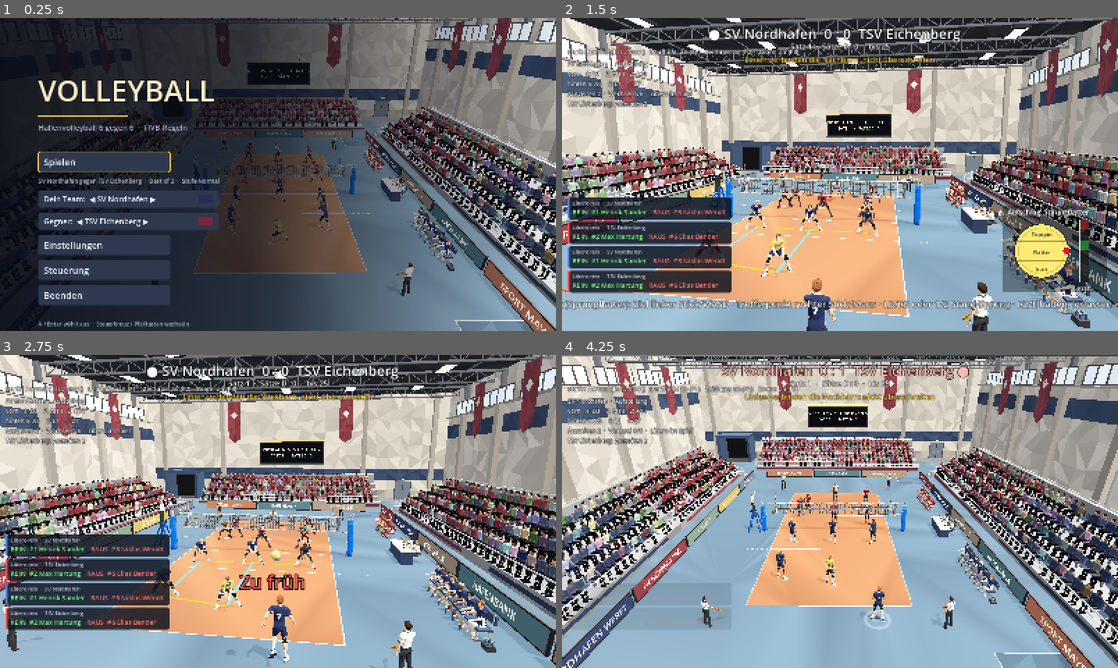
Above: before the commit, frames 1-4 (two rows, left to right).
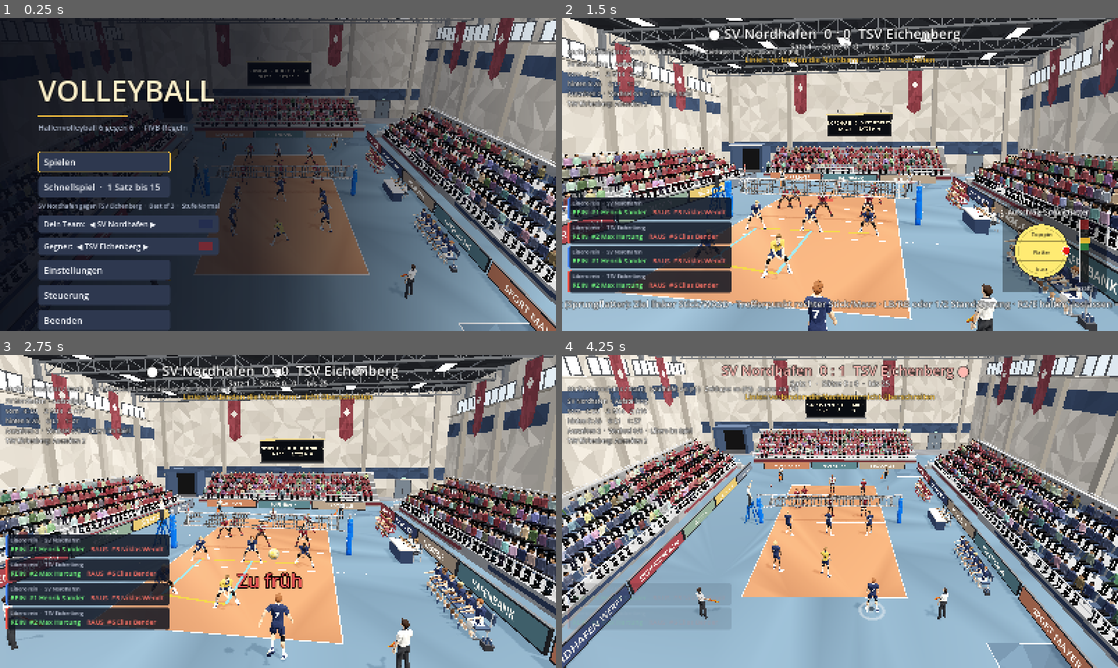
Above: after the commit, the same moments.

Repository: MattrixDev/volleyball_game
Game: Godot game, scene res://scenes/main.tscn
The game is run twice, just before and just after one commit, with the same random seed, the same clock (stepped at 60 frames per second) and the same inputs.
Inputs (mouse positions are in pixels of both pictures, inside the frame that each line leads up to):
- Up to frame 1 (0.25 s): no input
- Up to frame 2 (1.5 s): click "Spielen" at 0.5 s; tap Enter at 1.25 s; move the mouse to (962, 158) at 1.27 s; hold D (move_right) from 1.28 s (still down); hold E (hit) from 1.28 s (still down); click (962, 158) at 1.42 s
- Up to frame 3 (2.75 s): move the mouse to (166, 527) at 2.02 s; release D (move_right) at 2.03 s; release E (hit) at 2.03 s; hold S (move_down) from 2.03 s (still down); tap K (aim_down) at 2.1 s; tap E (hit) at 2.3 s
- Up to frame 4 (4.25 s): move the mouse to (895, 442) at 2.77 s; release S (move_down) at 2.78 s; hold D (move_right) 2.78-3.53 s; hold E (hit) 2.78-3.53 s; tap J (aim_left) at 2.85 s; move the mouse to (812, 574) at 3.52 s; hold W (move_up) from 3.53 s (still down); tap L (aim_right) at 3.6 s; click (812, 574) at 3.67 s; tap E (hit) at 3.8 s

The runs differ from the first frame. In frame 1, 18% of the frame differs, in the area x 6-100%, y 0-100%; in frame 2, 17%; in frame 3, 24%; in frame 4, 46%, in the area x 0-100%, y 0-100%.

Commit message:
Tempo und Kraft: weniger Zeitlupe, Wucht-Zone im Kraftbalken, mehr Topspin, lebendigere Kamera, Schnellspiel bis 15
Co-Authored-By: Claude Opus 5.5 (1M context) <noreply@anthropic.com>
Claude-Session: https://claude.ai/code/session_012Y4YPcJYkAemZxMK1uLY6C

Diff:
--- a/scripts/contact_pad.gd
+++ b/scripts/contact_pad.gd
@@ -9,6 +9,8 @@
 
 const RADIUS := 78.0
 const OVERCHARGE := 1.25
+const SUPER_LO := 0.93  # wie in match.gd: schmale Zone fuer den Wuchtschlag
+const SUPER_HI := 1.07
 
 
 func _ready() -> void:
@@ -57,8 +59,15 @@
 	var over_y := by + bh * (1.0 - OVERCHARGE / top_v)
 	draw_rect(Rect2(bx, sweet0, bw, sweet1 - sweet0), Color(0.2, 0.7, 0.3, 0.6))
 	draw_rect(Rect2(bx, by, bw, over_y - by), Color(0.8, 0.15, 0.15, 0.5))
+	# Wucht-Zone: schmal und golden; hier loslassen und perfekt treffen = Wuchtschlag
+	var sup0 := by + bh * (1.0 - SUPER_HI / top_v)
+	var sup1 := by + bh * (1.0 - SUPER_LO / top_v)
+	draw_rect(Rect2(bx - 3, sup0, bw + 6, sup1 - sup0), Color(1.0, 0.78, 0.2, 0.85))
+	draw_rect(Rect2(bx - 3, sup0, bw + 6, sup1 - sup0), Color(1, 1, 1, 0.9), false, 1.5)
 	var v := clampf(charge, 0.0, top_v)
 	var fill_col := Color(1.0, 0.85, 0.1)
+	if charge >= SUPER_LO and charge <= SUPER_HI:
+		fill_col = Color(1.0, 1.0, 0.85)  # gerade in der Wucht-Zone: Fuellung leuchtet hell
 	if charge > OVERCHARGE:
 		fill_col = Color(1.0, 0.3, 0.2)
 	var h := bh * v / top_v
--- a/scripts/main.gd
+++ b/scripts/main.gd
@@ -16,6 +16,7 @@
 var _hold_mode := ""  # letzte Nahansicht (Angriff, Block), bleibt kurz stehen
 var _hold_subj = null
 var _hold_left := 0.0
+var _fov_kick := 0.0  # Grad: kurzes Heranruecken beim Wuchtschlag, klingt schnell ab
 var arena: Arena
 var fx: HitFx
 var _air := {}  # Spieler -> war in der Luft (fuer Schuhquietschen)
@@ -91,6 +92,8 @@
 	if match_node.attract:
 		hud.set_attract(true)
 		start_menu.call_deferred("open")
+	if OS.get_cmdline_user_args().has("--quick"):
+		Teams.quick = true  # Test: Schnellspiel
 	if OS.get_cmdline_user_args().has("--play") or Teams.autostart:
 		Teams.autostart = false
 		call_deferred("_on_play")  # Test: Startmenue ueberspringen; nach Teamwechsel direkt spielen
@@ -115,11 +118,16 @@
 func _process(delta: float) -> void:
 	# Kamera in Echtzeit bewegen, auch waehrend der Zeitlupe.
 	var rd := delta / maxf(Engine.time_scale, 0.01)
-	var bz: float = match_node.ball.position.z if match_node and match_node.ball else 0.0
+	var bpos: Vector3 = match_node.ball.position if match_node and match_node.ball else Vector3.ZERO
+	var bz := bpos.z
 	# Die Kamera steht immer hinter dem eigenen Team, auch nach dem Seitenwechsel.
 	var cs: float = match_node.camera_side() if match_node else -1.0
-	var want_pos := Vector3(cs * absf(_cam_base.x), _cam_base.y, bz * 0.25)
-	var want_look := Vector3(-cs * 1.5, 1.0, bz * 0.2)
+	# Lebendige Uebersicht: die Kamera geht etwas mit dem Ball mit (seitlich, zur Hoehe, und
+	# rueckt ein Stueck vor, wenn der Ball beim Gegner ist). Die Ausschlaege bleiben klein,
+	# damit immer das ganze Feld und alle eigenen Spieler im Bild sind.
+	var far := clampf(-cs * bpos.x / 9.0, 0.0, 1.0)  # 0 = Ball bei uns, 1 = Ball tief beim Gegner
+	var want_pos := Vector3(cs * (absf(_cam_base.x) - 1.2 * far), _cam_base.y - 0.4 * far, bz * 0.35)
+	var want_look := Vector3(-cs * 1.5 + 0.15 * (bpos.x + cs * 1.5), 1.0 + clampf(bpos.y - 2.0, 0.0, 6.0) * 0.08, bz * 0.32)
 	var want_fov := 55.0
 	var subj = match_node.cam_subject if match_node else null
 	# Nahansicht kurz halten, damit die Kamera nicht zwischen Angriff, Block und Uebersicht
@@ -163,6 +171,9 @@
 				want_pos = Vector3(s * 5.6, 3.6, p.z * 0.7)
 				want_look = Vector3(-s * 3.0, 2.2, p.z * 0.6)
 				want_fov = 56.0
+	if _fov_kick > 0.0:
+		want_fov -= _fov_kick
+		_fov_kick = maxf(0.0, _fov_kick - rd * 9.0)
 	# Kritisch gedaempfte Feder statt hartem Nachziehen: kein Ruck beim Wechsel der Ansicht.
 	var w := 3.2
 	if mode == "replay":
@@ -204,6 +215,14 @@
 
 func _on_big_hit(strength: float) -> void:
 	_shake = maxf(_shake, strength)
+	if strength >= 0.8:
+		_rumble(0.35 * strength, 0.7 * strength, 0.16)
+
+
+## Controller kurz vibrieren lassen (alle angeschlossenen Controller).
+func _rumble(weak: float, strong: float, secs: float) -> void:
+	for dev in Input.get_connected_joypads():
+		Input.start_joy_vibration(dev, clampf(weak, 0.0, 1.0), clampf(strong, 0.0, 1.0), secs)
 
 
 func _on_play() -> void:
@@ -226,6 +245,14 @@
 
 ## Ballkontakte: Geraeusch, Lichtblitz bei harten Schlaegen, Staub am Boden.
 func _on_contact(kind: String, pos: Vector3, strength: float) -> void:
+	if kind == "spike_super":
+		# Wuchtschlag: zwei tiefe Knalle, kraeftiger Ruck. Bewusst ohne Leuchtspur, bleibt echt.
+		sfx.play("spike", 1.0)
+		sfx.play("spike", 1.0, 0.7)
+		fx.flash(pos, 1.0)
+		_shake = maxf(_shake, 0.6)
+		_fov_kick = 3.5
+		return
 	if kind == "spike_perfect":
 		# Perfekter Angriff: zweiter, tieferer Knall unter dem normalen Schlag, heller Blitz.
 		sfx.play("spike", 1.0)
@@ -249,8 +276,15 @@
 			# Ball liegt schon wieder auf seiner Seite: das Netz beult zur anderen Seite aus.
 			arena.net.hit(pos, strength, -signf(match_node.ball.position.x))
 		"floor":
-			fx.dust(pos, strength)
-			if strength > 0.8:
+			var heavy: bool = match_node.last_super and match_node.last_action in ["attack", "serve"]
+			fx.dust(pos, 1.0 if heavy else strength)
+			if heavy:
+				# Wuchtschlag schlaegt ein: mehr Staub, tieferer Aufprall, Controller brummt.
+				fx.dust(pos, 1.0)
+				sfx.play("floor", 1.0, 0.75)
+				_shake = maxf(_shake, 0.45)
+				_rumble(0.5, 0.9, 0.22)
+			elif strength > 0.8:
 				_shake = maxf(_shake, 0.3)
 
 
--- a/scripts/match.gd
+++ b/scripts/match.gd
@@ -28,6 +28,10 @@
 const SLOW := 0.35  # Tempo in der Zeitlupe
 const CHARGE_FULL := 0.6  # Sekunden (Echtzeit) bis zur vollen Kraft
 const OVERCHARGE := 1.25  # ab hier ist der Schlag ueberzogen
+## Schmale Zone im Kraftbalken: wer hier loslaesst und perfekt trifft, schlaegt mit voller Wucht.
+const SUPER_LO := 0.93
+const SUPER_HI := 1.07
+const SUPER_SPIKE_U := 34.5  # m/s, etwa 124 km/h
 const OVER_OK := 12.0  # bis zu dieser Ballgeschwindigkeit (m/s) ist Pritschen sicher
 const OVER_RISKY := 17.0  # darueber droht "Ball gehalten"
 
@@ -130,6 +134,7 @@
 var sides := [-1.0, 1.0]  # Spielhaelfte je Team (x-Richtung), wechselt nach jedem Satz
 var match_first_server := 0
 var deciding := false
+var quick := false  # Schnellspiel: ein Satz bis 15
 var side_change_pending := false
 var side_changed_deciding := false
 var streak := [0, 0]  # Punkte in Folge
@@ -167,6 +172,7 @@
 var rally_touches := 0
 var points_since_replay := 99
 var last_attack_speed := 0.0
+var last_super := false  # letzter Angriff / Aufschlag war ein Wuchtschlag (Super-Zone)
 var autoplay_rallies := 200
 var trace := false
 var test_score := []  # Test: Startstand des ersten Satzes, z.B. --score=24:10
@@ -596,7 +602,7 @@
 # ---------------------------------------------------------------- Ablauf
 
 func new_match() -> void:
-	sets_to_win = cfg.sets_to_win
+	sets_to_win = 1 if quick else cfg.sets_to_win
 	sets_won = [0, 0]
 	set_scores = []
 	set_no = 0
@@ -610,6 +616,7 @@
 	_abort_replay()
 	attract = false
 	human_team = 0
+	quick = Teams.quick
 	for t in 2:
 		rosters[t] = TeamRoster.new(t)
 	new_match()
@@ -619,6 +626,7 @@
 	_abort_replay()
 	attract = true
 	human_team = -1
+	quick = false
 	for t in 2:
 		rosters[t] = TeamRoster.new(t)
 	new_match()
@@ -630,7 +638,7 @@
 
 func _start_set() -> void:
 	set_no += 1
-	deciding = sets_to_win >= 2 and sets_won[0] == sets_to_win - 1 and sets_won[1] == sets_to_win - 1
+	deciding = quick or (sets_to_win >= 2 and sets_won[0] == sets_to_win - 1 and sets_won[1] == sets_to_win - 1)
 	if set_no > 1:
 		sides = [-sides[0], -sides[1]]  # Seitenwechsel nach jedem Satz
 	var first := match_first_server if set_no % 2 == 1 else 1 - match_first_server
@@ -693,6 +701,7 @@
 	commit_block = [false, false]
 	rally_touches = 0
 	last_attack_speed = 0.0
+	last_super = false
 	_rec.clear()
 	_rec_events.clear()
 	for t in 2:
@@ -1374,7 +1383,7 @@
 	var clear := NET_H + 0.45
 	match style:
 		"topspin":
-			g = G * (1.45 if jump else 1.25)
+			g = G * (1.6 if jump else 1.35)
 			umax = 25.0 if jump else 19.0
 		"float":
 			umax = 22.0 if jump else 17.5
@@ -1383,6 +1392,15 @@
 			umax = 9.0
 			clear = NET_H + 0.8
 	var u := lerpf(10.0, umax, power)
+	# Super-Zone beim Aufschlag: perfekt getroffen und genau dort losgelassen.
+	var sup := false
+	if q == Q.PERFECT and style != "short":
+		if serving_team == human_team:
+			sup = c >= SUPER_LO and c <= SUPER_HI
+		else:
+			sup = jump and rng.randf() < 0.12
+	if sup:
+		u = 32.0 if (jump and style == "topspin") else umax * 1.12
 	if q == Q.GOOD:
 		clear += 0.3
 		u = minf(u, umax * 0.85)
@@ -1419,8 +1437,13 @@
 	serve_time = clock
 	phase = Phase.RALLY
 	popup(srv, Q_TEXT[q] + (timing_hint(e, q) if serving_team == human_team else ""), Q_COLOR[q])
-	_fx("serve", ball.position, power * (1.0 if jump else 0.65))
-	if serving_team == human_team and q == Q.PERFECT and power > 0.8:
+	last_super = sup
+	_fx("serve", ball.position, (1.0 if sup else power) * (1.0 if jump else 0.65))
+	if serving_team == human_team and sup:
+		big_hit.emit(0.85)
+		_hitstop_left = 0.09
+		_hitstop_scale = 0.05
+	elif serving_team == human_team and q == Q.PERFECT and power > 0.8:
 		big_hit.emit(0.6)
 	plan_next()
 
@@ -2041,7 +2064,9 @@
 	rally_touches += 1
 	if o.kind == "attack":
 		var kind_fx := "tip" if last_action == "tip" else "spike"
-		if kind_fx == "spike" and o.human and q == Q.PERFECT and o.power > 0.75:
+		if kind_fx == "spike" and last_super:
+			kind_fx = "spike_super"  # Wuchtschlag: noch tieferer Knall, Controller vibriert
+		elif kind_fx == "spike" and o.human and q == Q.PERFECT and o.power > 0.75:
 			kind_fx = "spike_perfect"  # lauter, tiefer Knall
 		_fx(kind_fx, before, clampf(ball_vel.length() / 30.0, 0.3, 1.0))
 	else:
@@ -2320,7 +2345,7 @@
 		var top := clampf(contact.y, 0.0, 1.0)
 		d = 7.3 - top * 2.2
 		l = _aim_lateral(hl, contact.x, 4.8)
-		res.g = G * (1.0 + 0.45 * top)
+		res.g = G * (1.08 + 0.62 * top)
 		if top > 0.3:
 			res.style = "topspin"
 	var target := court_pos(team, Vector2(-d, l))
@@ -2357,6 +2382,18 @@
 	var d: float = info.d
 	var l: float = info.l
 	var u: float = info.u
+	# Super-Zone: perfekt getimt und genau im schmalen Bereich losgelassen. Die KI schafft
+	# das bei guten Zuspielen gelegentlich auch.
+	var sup := false
+	if q == Q.PERFECT and (info.style == "spike" or info.style == "topspin"):
+		if o.human:
+			sup = o.over >= SUPER_LO and o.over <= SUPER_HI
+		else:
+			sup = o.power > 0.85 and rng.randf() < lerpf(0.1, 0.3, cfg.unit("ai_block"))
+	if sup:
+		u = SUPER_SPIKE_U
+		g *= 1.1
+		ball_g = g
 	# Zu frueh: Ball fliegt zu lang (Aus). Zu spaet: Ball geht zu steil (Netz).
 	var x := excess(e, "attack", o.win_scale)
 	if x < 0.0:
@@ -2399,15 +2436,24 @@
 	ball_vel = vel
 	last_action = "attack"
 	last_attack_speed = vel.length()
+	last_super = sup
 	_slow_tail_until = clock + 0.12
 	stats["Schlag " + info.style] = stats.get("Schlag " + info.style, 0) + 1
+	if sup:
+		stats["Wuchtschlag"] = stats.get("Wuchtschlag", 0) + 1
 	if o.human:
 		var perfect := q == Q.PERFECT and o.power > 0.75
 		big_hit.emit(1.0 if perfect else 0.4)
-		if perfect:
+		if sup:
+			# Wuchtschlag: etwas laengerer Mini-Stopp, dann gleitet das Spiel weich weiter.
+			_hitstop_left = 0.11
+			_hitstop_scale = 0.05
+		elif perfect:
 			# Kurzer Mini-Stopp beim perfekten Schlag, danach gleitet das Spiel weich weiter.
 			_hitstop_left = 0.07
 			_hitstop_scale = 0.06
+	elif sup:
+		big_hit.emit(0.55)
 	elif last_attack_speed > 24.0:
 		big_hit.emit(0.35)
 
@@ -3183,7 +3229,7 @@
 				# Richtung, aus der der Ball kam: vor dem Kontakt flog er auf den Spieler zu
 				var come: Vector3 = (pos - last_toucher.global_position - Vector3.UP * 1.0)
 				last_toucher.impact(k, strength, -come.normalized() * 0.3 + Vector3.DOWN * 0.7 if kind == "bump" else -come)
-		"spike", "spike_perfect", "tip":
+		"spike", "spike_perfect", "spike_super", "tip":
 			if last_toucher:
 				last_toucher.impact("spike", strength * (0.4 if kind == "tip" else 1.0), Vector3.ZERO)
 		"serve":
--- a/scripts/settings.gd
+++ b/scripts/settings.gd
@@ -26,11 +26,11 @@
 ]
 
 const PRESETS := {
-	"leicht": {"slow_serve": 60, "slow_receive": 45, "slow_set": 30, "slow_attack": 75, "slow_block": 75,
+	"leicht": {"slow_serve": 40, "slow_receive": 35, "slow_set": 20, "slow_attack": 50, "slow_block": 50,
 		"receive_help": 180, "stick_hold": 300, "input_lag": 90, "ai_defense": 25, "ai_block": 25, "faults": 15, "serve_time": 20},
-	"normal": {"slow_serve": 50, "slow_receive": 20, "slow_set": 0, "slow_attack": 60, "slow_block": 50,
+	"normal": {"slow_serve": 25, "slow_receive": 10, "slow_set": 0, "slow_attack": 30, "slow_block": 30,
 		"receive_help": 120, "stick_hold": 200, "input_lag": 80, "ai_defense": 70, "ai_block": 70, "faults": 35, "serve_time": 12},
-	"profi": {"slow_serve": 30, "slow_receive": 0, "slow_set": 0, "slow_attack": 45, "slow_block": 45,
+	"profi": {"slow_serve": 10, "slow_receive": 0, "slow_set": 0, "slow_attack": 15, "slow_block": 15,
 		"receive_help": 100, "stick_hold": 150, "input_lag": 70, "ai_defense": 80, "ai_block": 75, "faults": 100, "serve_time": 8},
 }
 const PRESET_TEXT := {"leicht": "Leicht", "normal": "Normal", "profi": "Profi", "eigene": "Eigene"}
--- a/scripts/start_menu.gd
+++ b/scripts/start_menu.gd
@@ -62,8 +62,11 @@
 	_main.add_child(gap)
 
 	_play = _big("Spielen")
-	_play.pressed.connect(_on_play)
+	_play.pressed.connect(_on_play.bind(false))
 	_main.add_child(_play)
+	var quick := _big("Schnellspiel  ·  1 Satz bis 15")
+	quick.pressed.connect(_on_play.bind(true))
+	_main.add_child(quick)
 	_sub = UiTheme.label("", 17, UiTheme.MUTED)
 	_main.add_child(_sub)
 	# Teamauswahl: A / Enter oder links / rechts wechselt das Team
@@ -120,7 +123,8 @@
 
 
 ## Spielen: sind andere Teams gewaehlt, wird die Halle mit den neuen Trikots neu aufgebaut.
-func _on_play() -> void:
+func _on_play(quick := false) -> void:
+	Teams.quick = quick
 	if _pick[0] != Teams.home or _pick[1] != Teams.away:
 		Teams.home = _pick[0]
 		Teams.away = _pick[1]
@@ -179,7 +183,7 @@
 			var col := UiTheme.ACCENT if i == 0 else (UiTheme.TEXT if j == 0 else UiTheme.MUTED)
 			grid.add_child(UiTheme.label(rows[i][j], 19 if i > 0 else 17, col))
 	box.add_child(grid)
-	box.add_child(UiTheme.label("Taste früh halten und loslasse …(127 unchanged characters)… ht, und orange, wenn du besser baggerst.", 17, UiTheme.MUTED))
+	box.add_child(UiTheme.label("Taste früh halten und loslasse …(127 unchanged characters)… ht, und orange, wenn du besser baggerst.\nWuchtschlag: Lass R2 los, wenn der Kraftbalken im goldenen Streifen steht, und triff perfekt (Angriff und Aufschlag).", 17, UiTheme.MUTED))
 	_back = Button.new()
 	_back.text = "Zurück"
 	_back.custom_minimum_size = Vector2(200, 48)
--- a/scripts/teams.gd
+++ b/scripts/teams.gd
@@ -8,6 +8,8 @@
 static var away := "eichenberg"
 ## Nach einem Teamwechsel im Startmenue wird die Szene neu geladen und das Spiel startet sofort.
 static var autostart := false
+## Schnellspiel: ein Satz bis 15 (wie ein Entscheidungssatz, Seitenwechsel bei 8).
+static var quick := false
 
 
 static func all() -> Array:
